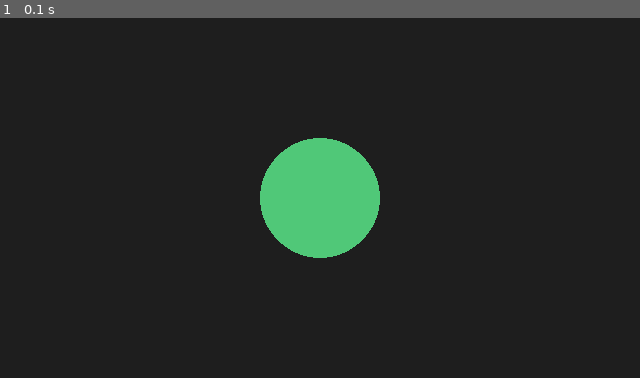
Above: before the commit, frame 1.
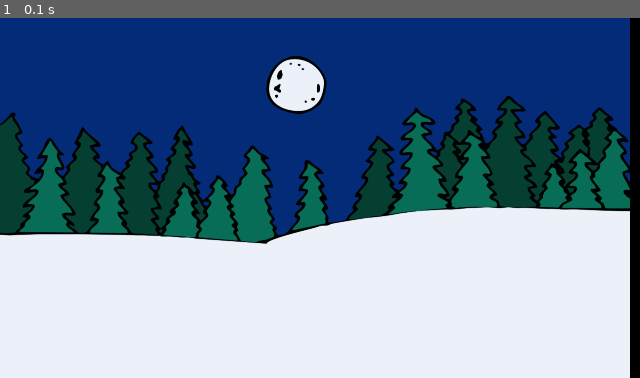
Above: after the commit, the same moment.

Repository: MaretVaabelVoco/pygame-template-for-codespaces
Game: pygame game, started from main.py
Two runs of this game, one before a commit and one after it. Both use one fixed random seed, a clock stepped at 60 frames per second and the inputs below.
Inputs:
- Up to frame 1 (0.1 s): no input

The runs differ from the first frame. In frame 1, 100% of the frame differs, in the area x 0-100%, y 0-100%.

Commit message:
added backGround image

Diff:
--- a/main.py
+++ b/main.py
@@ -7,6 +7,7 @@
 pygame.init()
 screen = pygame.display.set_mode((640, 360))
 pygame.display.set_caption("Minu Pygame pilves")
+backgroundImage = pygame.image.load("taust.png")
 
 clock = pygame.time.Clock()
 running = True
@@ -16,8 +17,9 @@
         if e.type == pygame.QUIT:
             running = False
 
-    screen.fill((30, 30, 30)) # Tumehall taust
-    pygame.draw.circle(screen, (80, 200, 120), (320, 180), 60) # Roheline ring
+    #screen.fill((30, 30, 30)) # Tumehall taust
+   # pygame.draw.circle(screen, (80, 200, 120), (320, 180), 60) # Roheline ring
+    screen.blit(backgroundImage, (0, 0))
     pygame.display.flip()
     clock.tick(60)
 
Binary file added: taust.png
